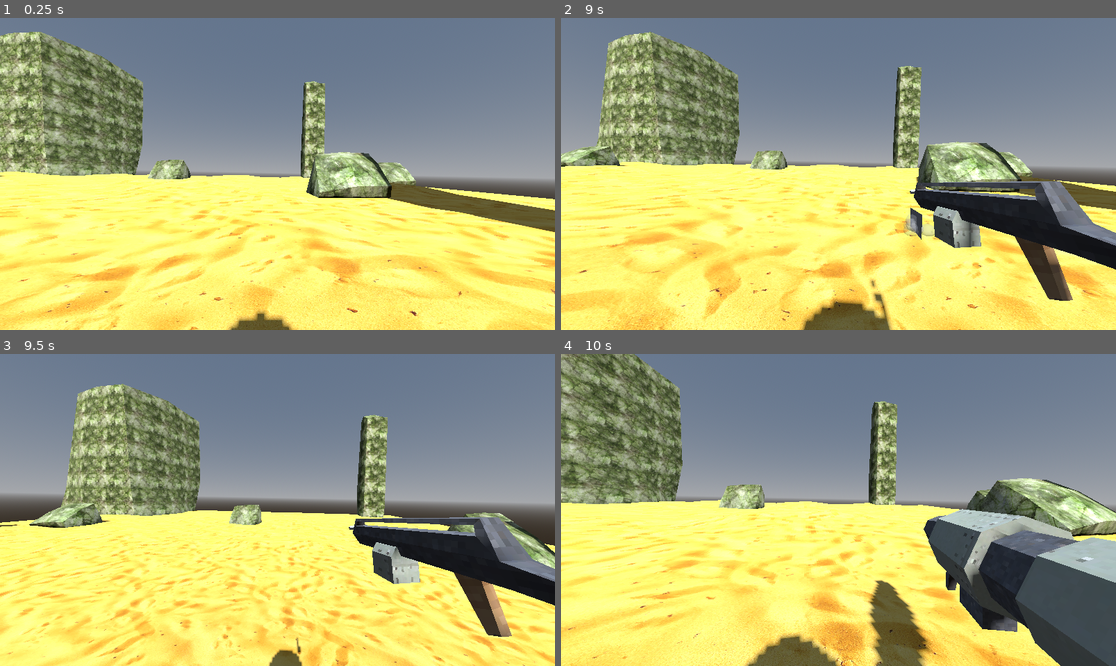
Above: before the commit, frames 1-4 (two rows, left to right).
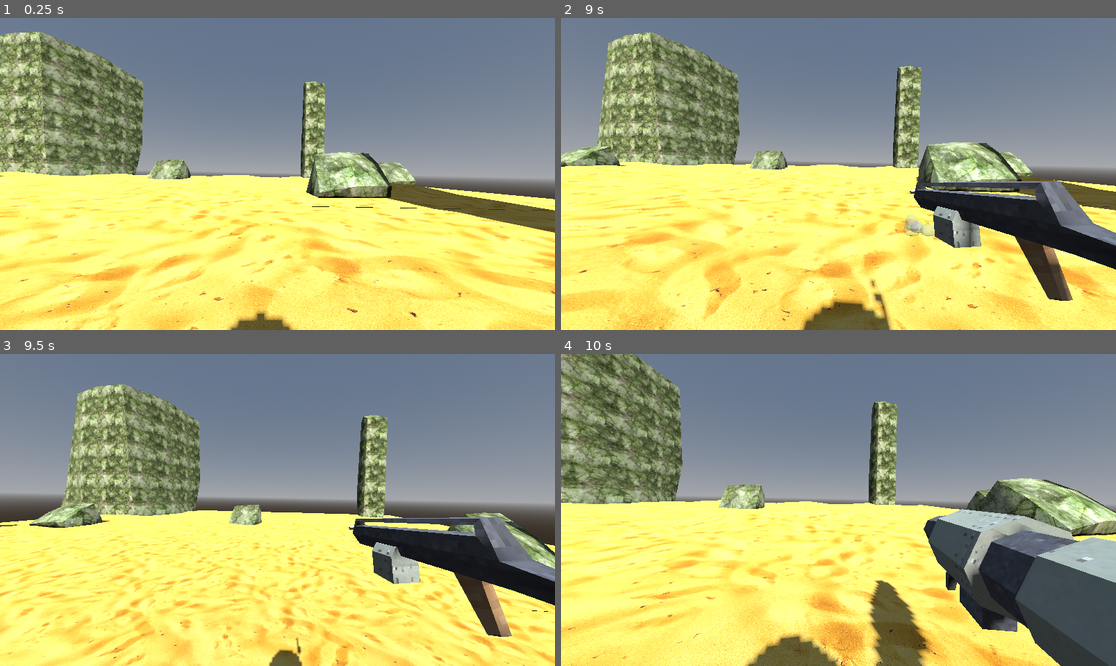
Above: after the commit, the same moments.

Repository: alxanderapollo/FPS_course
Game: Godot game, scene res://world.tscn
Same seed, same stepped clock (60 frames per second), same inputs: the game is played once before the commit and once after it.
Inputs (mouse positions are in pixels of both pictures, inside the frame that each line leads up to):
- Up to frame 1 (0.25 s): no input
- Up to frame 2 (9 s): tap Enter at 0.5 s; move the mouse to (866, 174) at 0.52 s; hold W (move_forward) 0.53-5.78 s; tap 1 at 0.6, 8.1 s; tap Space (jump) at 0.77, 1.52, 3.02, 3.77, 4.52, 6.02, 6.77, 7.52 s; move the mouse to (810, 174) at 1.27 s; tap 2 at 1.35, 8.85 s; move the mouse to (849, 167) at 2.02 s; tap 3 at 2.1 s; move the mouse to (832, 180) at 2.77 s; tap 4 at 2.85 s; move the mouse to (877, 177) at 3.52 s; tap 5 at 3.6 s; move the mouse to (794, 170) at 4.27 s; tap 6 at 4.35 s; move the mouse to (844, 174) at 5.02 s; tap 7 at 5.1 s; move the mouse to (816, 167) at 5.77 s; hold Right (move_right) 5.78-6.53 s; tap 8 at 5.85 s; move the mouse to (866, 174) at 6.52 s; hold W (move_forward) 6.53-8.78 s; tap 9 at 6.6 s; move the mouse to (810, 174) at 7.27 s; tap 0 at 7.35 s; move the mouse to (849, 167) at 8.02 s; tap R (restart) at 8.75 s; move the mouse to (832, 180) at 8.77 s; hold A (move_left) from 8.78 s (still down)
- Up to frame 3 (9.5 s): keep holding A (move_left); tap Space (jump) at 9.02 s
- Up to frame 4 (10 s): move the mouse to (877, 513) at 9.52 s; release A (move_left) at 9.53 s; hold W (move_forward) from 9.53 s (still down); tap 3 at 9.6 s; tap Space (jump) at 9.77 s

The runs differ from the first frame. In frame 1, 1.1% of the frame differs, in the area x 54-100%, y 60-100%; in frame 2, 0.2%; in frame 3, less than 0.1%; in frame 4, less than 0.1%.

Commit message:
added hit bullet scan and emitter so the player now shoots

Diff:
--- a/characters/damage_data.gd
+++ b/characters/damage_data.gd
@@ -2,3 +2,4 @@
 
 class_name DamageData
 var amount = 1
+var hit_pos : Vector3
--- a/characters/player/player.gd
+++ b/characters/player/player.gd
@@ -86,3 +86,6 @@
 	dead = true
 #	make it so player cannot move if you died
 	character_mover.set_move_dir(Vector3.ZERO)
+
+func hurt(damage_data: DamageData):
+	health_manager.hurt(damage_data)
--- a/characters/player/player.tscn
+++ b/characters/player/player.tscn
@@ -9,6 +9,8 @@
 [ext_resource type="PackedScene" uid="uid://cxjcohuo1wpxs" path="res://weapons/assets/machete.glb" id="5_dirf7"]
 [ext_resource type="PackedScene" uid="uid://di8ynuxpoofrd" path="res://weapons/assets/shotgun.glb" id="6_rpf03"]
 [ext_resource type="PackedScene" uid="uid://cl1eahrfh8vt4" path="res://weapons/assets/rocketlauncher.glb" id="7_x5dtk"]
+[ext_resource type="PackedScene" uid="uid://cqltxlo0rcd0o" path="res://weapons/bullet_emitters/bullet_emitter.tscn" id="8_3t07l"]
+[ext_resource type="PackedScene" uid="uid://prbdq7qijvmf" path="res://weapons/bullet_emitters/hit_scan_bullet_emitter.tscn" id="9_3t07l"]
 
 [sub_resource type="CapsuleShape3D" id="CapsuleShape3D_b886q"]
 
@@ -196,6 +198,33 @@
 &"attack": SubResource("Animation_gqopd")
 }
 
+[sub_resource type="Animation" id="Animation_58jvb"]
+length = 0.001
+tracks/0/type = "value"
+tracks/0/imported = false
+tracks/0/enabled = true
+tracks/0/path = NodePath(".:position")
+tracks/0/interp = 1
+tracks/0/loop_wrap = true
+tracks/0/keys = {
+"times": PackedFloat32Array(0),
+"transitions": PackedFloat32Array(1),
+"update": 0,
+"values": [Vector3(0.085829705, -0.19688678, 0.030000448)]
+}
+tracks/1/type = "value"
+tracks/1/imported = false
+tracks/1/enabled = true
+tracks/1/path = NodePath(".:quaternion")
+tracks/1/interp = 1
+tracks/1/loop_wrap = true
+tracks/1/keys = {
+"times": PackedFloat32Array(0),
+"transitions": PackedFloat32Array(1),
+"update": 0,
+"values": [Quaternion(0.16745673, 0.011352581, 0.00450868, 0.9858037)]
+}
+
 [sub_resource type="Animation" id="Animation_icpky"]
 resource_name = "attack"
 tracks/0/type = "value"
@@ -221,33 +250,6 @@
 "transitions": PackedFloat32Array(1, 1, 1, 1, 1, 1, 1),
 "update": 0,
 "values": [Quaternion(0.16842829, 0.011353726, 0.004540917, 0.9856381), Quaternion(0.0009999161, 0.010999324, -0.000999 …(324 unchanged characters)…
-}
-
-[sub_resource type="Animation" id="Animation_58jvb"]
-length = 0.001
-tracks/0/type = "value"
-tracks/0/imported = false
-tracks/0/enabled = true
-tracks/0/path = NodePath(".:position")
-tracks/0/interp = 1
-tracks/0/loop_wrap = true
-tracks/0/keys = {
-"times": PackedFloat32Array(0),
-"transitions": PackedFloat32Array(1),
-"update": 0,
-"values": [Vector3(0.085829705, -0.19688678, 0.030000448)]
-}
-tracks/1/type = "value"
-tracks/1/imported = false
-tracks/1/enabled = true
-tracks/1/path = NodePath(".:quaternion")
-tracks/1/interp = 1
-tracks/1/loop_wrap = true
-tracks/1/keys = {
-"times": PackedFloat32Array(0),
-"transitions": PackedFloat32Array(1),
-"update": 0,
-"values": [Quaternion(0.16745673, 0.011352581, 0.00450868, 0.9858037)]
 }
 
 [sub_resource type="AnimationLibrary" id="AnimationLibrary_8l73k"]
@@ -257,7 +259,7 @@
 }
 
 [node name="Player" type="CharacterBody3D"]
-collision_layer = 2
+collision_layer = 6
 collision_mask = 3
 script = ExtResource("1_xxgcw")
 
@@ -285,7 +287,7 @@
 visible = false
 
 [node name="Graphics" type="Node3D" parent="Camera3D/Weapon Manager/Weapons/Machete"]
-transform = Transform3D(0.7761967, 0.15807585, -0.023765663, -0.15807593, 0.77655643, 0.0023948443, 0.023765678, 0.0023948806, 0.79212546, 0.6272116, -0.46467185, -0.28525758)
+transform = Transform3D(0.7761967, 0.15807585, -0.023765666, -0.15807593, 0.77655643, 0.0023948445, 0.023765678, 0.0023948806, 0.7921256, 0.6272116, -0.46467185, -0.28525758)
 rotation_edit_mode = 1
 
 [node name="Machete_mm" parent="Camera3D/Weapon Manager/Weapons/Machete/Graphics" instance=ExtResource("5_dirf7")]
@@ -334,9 +336,10 @@
 [node name="Shotgun" type="Node3D" parent="Camera3D/Weapon Manager/Weapons"]
 transform = Transform3D(0.99975604, 0.0020217511, 0.021995293, -0.009977956, 0.9297444, 0.3680701, -0.019705856, -0.36819977, 0.9295378, 0, 0, 0)
 rotation_edit_mode = 1
+visible = false
 
 [node name="Graphics" type="Node3D" parent="Camera3D/Weapon Manager/Weapons/Shotgun"]
-transform = Transform3D(0.99970204, -0.0050872173, 0.023892863, 0.012691487, 0.9438762, -0.33005673, -0.020872826, 0.33026147, 0.94365907, 0.085829705, -0.19688678, 0.030000448)
+transform = Transform3D(0.9997018, -0.0050872173, 0.023892863, 0.012691484, 0.9438762, -0.33005673, -0.020872822, 0.33026147, 0.94365907, 0.085829705, -0.19688678, 0.030000448)
 rotation_edit_mode = 1
 
 [node name="shotgun" parent="Camera3D/Weapon Manager/Weapons/Shotgun/Graphics" instance=ExtResource("6_rpf03")]
@@ -349,7 +352,16 @@
 }
 autoplay = "RESET"
 
+[node name="BulletEmitter" parent="Camera3D" instance=ExtResource("8_3t07l")]
+
+[node name="Timer" type="Timer" parent="Camera3D/BulletEmitter"]
+autostart = true
+
+[node name="HitScanBulletEmitter" parent="Camera3D/BulletEmitter" instance=ExtResource("9_3t07l")]
+
 [node name="CharacterMover" parent="." instance=ExtResource("3_exd8k")]
 
 [node name="HealthManager" parent="." instance=ExtResource("4_5dc8e")]
 verbose = true
+
+[connection signal="timeout" from="Camera3D/BulletEmitter/Timer" to="Camera3D/BulletEmitter" method="fire"]
--- a/effects/bullet_hit_effect.tscn
+++ b/effects/bullet_hit_effect.tscn
@@ -79,6 +79,7 @@
 
 [node name="MeshInstance3D" type="MeshInstance3D" parent="."]
 transform = Transform3D(1, 0, 0, 0, 1, 0, 0, 0, 1, 0, -0.003842961, 0.033187926)
+visible = false
 mesh = SubResource("QuadMesh_15lt1")
 
 [node name="Decal" type="Decal" parent="."]
--- a/project.godot
+++ b/project.godot
@@ -98,3 +98,4 @@
 
 3d_physics/layer_1="Environment"
 3d_physics/layer_2="Characters"
+3d_physics/layer_3="Hitboxes"
--- a/weapons/bullet_emitters/hit_scan_bullet_emitter.gd
+++ b/weapons/bullet_emitters/hit_scan_bullet_emitter.gd
@@ -1,7 +1,6 @@
 extends BulletEmitter
 
 @onready var ray_cast_3d = $RayCast3D
-
 var hit_effect = preload("res://effects/bullet_hit_effect.tscn")
 
 func set_bodies_to_execule(bodies : Array):
@@ -12,12 +11,15 @@
 func fire():
 	if ray_cast_3d.is_colliding():
 		if ray_cast_3d.get_collider().has_method("hurt"):
-			pass
+			var damage_data = DamageData.new()
+			damage_data.amount = damage
+			damage_data.hit_pos = ray_cast_3d.get_collision_point()
+			ray_cast_3d.get_collider().hurt(damage_data)
 		else:
 			var hit_effect_inst : Node3D = hit_effect.instantiate()
 			get_tree().get_root().add_child(hit_effect_inst)
 			var hit_pos: Vector3 = ray_cast_3d.get_collision_point()
-			var hit_normal: Vector3 = ray_cast_3d.get_collision_point()
+			var hit_normal: Vector3 = ray_cast_3d.get_collision_normal()
 			var look_at_pos: Vector3 = hit_pos + hit_normal
 			hit_effect_inst.global_position = hit_pos
 			if hit_normal.is_equal_approx(Vector3.UP) or hit_normal.is_equal_approx(Vector3.DOWN):
--- a/weapons/bullet_emitters/hit_scan_bullet_emitter.tscn
+++ b/weapons/bullet_emitters/hit_scan_bullet_emitter.tscn
@@ -6,3 +6,5 @@
 script = ExtResource("1_s462u")
 
 [node name="RayCast3D" type="RayCast3D" parent="."]
+target_position = Vector3(0, 0, -10000)
+collision_mask = 5
--- a/world.tscn
+++ b/world.tscn
@@ -6,6 +6,9 @@
 [ext_resource type="PackedScene" uid="uid://bq31fq15gmnon" path="res://Environment/sand.tscn" id="4_pkg7o"]
 [ext_resource type="PackedScene" uid="uid://c6t0llgd3eyoq" path="res://characters/player/player.tscn" id="5_036b0"]
 [ext_resource type="Script" uid="uid://bxyk3a4evadjq" path="res://test/test_bullet_hit_effect_spawn.gd" id="7_gbfbk"]
+[ext_resource type="Script" uid="uid://bim1dqfx1e5jy" path="res://weapons/bullet_emitters/bullet_emitter.gd" id="7_ioo17"]
+[ext_resource type="PackedScene" uid="uid://cqltxlo0rcd0o" path="res://weapons/bullet_emitters/bullet_emitter.tscn" id="8_wse8f"]
+[ext_resource type="PackedScene" uid="uid://prbdq7qijvmf" path="res://weapons/bullet_emitters/hit_scan_bullet_emitter.tscn" id="9_ic0uy"]
 
 [sub_resource type="ProceduralSkyMaterial" id="ProceduralSkyMaterial_aqk2v"]
 
@@ -16,6 +19,8 @@
 background_mode = 2
 sky = SubResource("Sky_036b0")
 
+[sub_resource type="BoxMesh" id="BoxMesh_k3n1d"]
+
 [node name="World" type="Node3D"]
 
 [node name="Environment" type="Node3D" parent="."]
@@ -25,7 +30,7 @@
 [node name="Sand" parent="Environment/ground" instance=ExtResource("4_pkg7o")]
 
 [node name="Sand2" parent="Environment/ground" instance=ExtResource("4_pkg7o")]
-transform = Transform3D(1, 0, 0, 0, 1, 0, 0, 0, 1, -20, 0, 0)
+transform = Transform3D(1, 0, 0, 0, 1, 0, 0, 0, 1, -20, -0.013042927, 0)
 
 [node name="Sand3" parent="Environment/ground" instance=ExtResource("4_pkg7o")]
 transform = Transform3D(1, 0, 0, 0, 1, 0, 0, 0, 1, -20, 0, 20)
@@ -125,13 +130,30 @@
 transform = Transform3D(0.023715502, -0.0062004616, 0.99969953, 0.019652745, 0.99979043, 0.0057347966, -0.9995258, 0.019510841, 0.02383239, -19.993204, 0.22613072, 11.390444)
 
 [node name="Graphics" parent="Player/Camera3D/Weapon Manager/Weapons/Machete" index="0"]
-transform = Transform3D(0.7761967, 0.15807585, -0.023765665, -0.15807593, 0.77655643, 0.0023948443, 0.023765678, 0.0023948806, 0.7921255, 0.6272116, -0.46467185, -0.28525758)
+transform = Transform3D(0.7761968, 0.15807585, -0.023765666, -0.15807594, 0.77655643, 0.0023948445, 0.02376568, 0.0023948806, 0.7921256, 0.6272116, -0.46467185, -0.28525758)
+
+[node name="Graphics" parent="Player/Camera3D/Weapon Manager/Weapons/RocketLauncher" index="0"]
+transform = Transform3D(1, 0, 0, 0, 0.9949648, 0.10022283, 0, -0.10022282, 0.99496496, 0.88533324, -0.61905533, -4.1176085)
 
 [node name="Graphics" parent="Player/Camera3D/Weapon Manager/Weapons/Shotgun" index="0"]
-transform = Transform3D(0.9997019, -0.0050872173, 0.023892863, 0.012691486, 0.9438762, -0.33005673, -0.020872824, 0.33026147, 0.94365907, 0.085829705, -0.19688678, 0.030000448)
+transform = Transform3D(0.9997017, -0.0050872173, 0.023892863, 0.012691483, 0.9438762, -0.33005673, -0.020872818, 0.33026147, 0.94365907, 0.085829705, -0.19688678, 0.030000448)
 
 [node name="Marker3D" type="Marker3D" parent="."]
 transform = Transform3D(-0.99809414, 0.061710496, 0, -0.061710496, -0.99809414, 0, 0, 0, 1, -25.506958, 0.0027775764, 11.986843)
 script = ExtResource("7_gbfbk")
 
+[node name="MeshInstance3D" type="MeshInstance3D" parent="."]
+transform = Transform3D(1, 0, 0, 0, 1, 0, 0, 0, 1, -12.243794, 1.441972, 10.313928)
+mesh = SubResource("BoxMesh_k3n1d")
+script = ExtResource("7_ioo17")
+
+[node name="BulletEmitter" parent="MeshInstance3D" instance=ExtResource("8_wse8f")]
+
+[node name="HitScanBulletEmitter" parent="MeshInstance3D/BulletEmitter" instance=ExtResource("9_ic0uy")]
+
+[node name="Timer" type="Timer" parent="MeshInstance3D/BulletEmitter"]
+autostart = true
+
+[connection signal="timeout" from="MeshInstance3D/BulletEmitter/Timer" to="MeshInstance3D/BulletEmitter" method="fire"]
+
 [editable path="Player"]
Not shown: 1 places in characters/player/player.tscn that only renumber resources
Not shown: 1 places in world.tscn that only renumber resources
